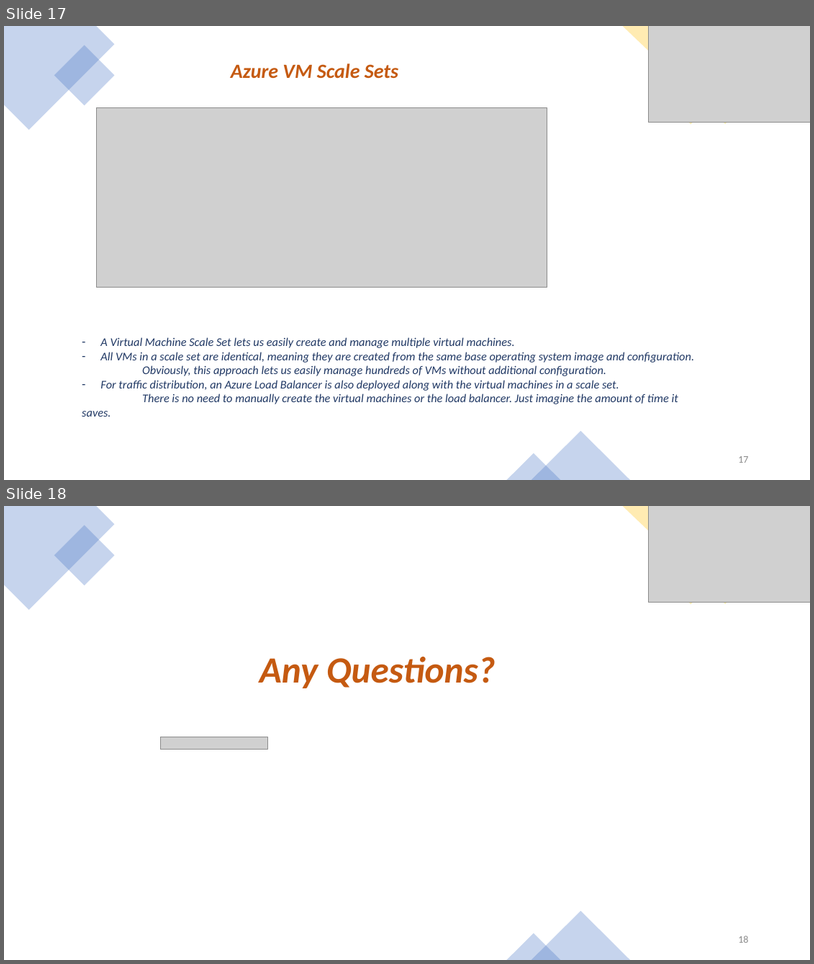
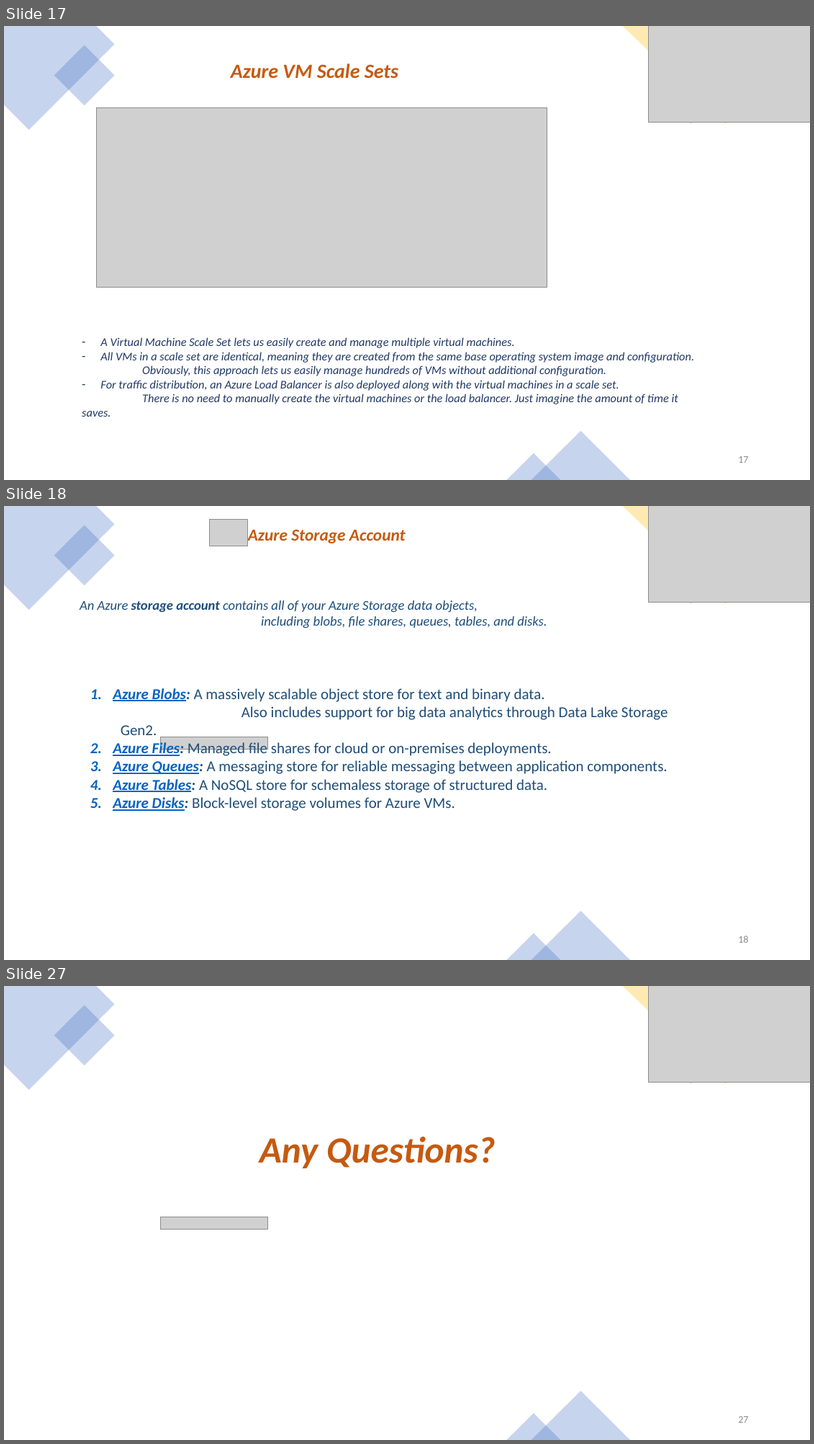
Before and after one commit to buchepalli-ramana-2/AzureDevOps, a slide deck: CoursePPT/Azure Compute.pptx. Shown one above the other, each under a label of ours: slides 17 and 18 before the commit, slides 17, 18 and 27 after it; the slides between them are not shown. The pictures are 814x964 and 814x1444 pixels, drawn with LibreOffice and Linux fonts; fonts in the diff are those of the drawing; grey boxes stand for pictures. Boxes give left, top, right and bottom in pixels: in the first picture for what was removed or moved away, otherwise in the second. Text is boxed around its words. In the diff, an @@ line names an element or a change of style, - is before the commit and + after.

Commit message:
Updated till storage concepts

```diff
--- a/CoursePPT/Azure Compute.pptx
+++ b/CoursePPT/Azure Compute.pptx
@@ slide 18 added at (4, 506, 810, 960), background #4472C4 at 92% opacity @@
@@ rectangle added at (4, 506, 810, 960), fill #FFFFFF @@
@@ freeform shape added at (4, 506, 115, 610), fill #4472C4 at 30% opacity @@
@@ rectangle added at (54, 525, 115, 586), fill #4472C4 at 30% opacity @@
@@ picture added at (210, 519, 248, 546) @@
@@ freeform shape added at (623, 506, 810, 604), fill #FFC000 at 30% opacity @@
@@ picture added at (649, 506, 810, 602) @@
@@ text added at (248, 529, 406, 543), 20 pt, text #C55A11, bold, italic @@
+Azure Storage Account
@@ rectangle added at (658, 540, 723, 605), fill #FFC000 at 30% opacity @@
@@ text added at (80, 600, 547, 628), 16 pt, text #1F4E79, italic @@
+An Azure storage account contains all of your Azure Storage data objects,
+including blobs, file shares, queues, tables, and disks.
@@ text added at (113, 688, 669, 811), 18 pt, text #1F4E79 @@
+1. Azure Blobs: A massively scalable object store for text and binary data.
+  Also includes support for big data analytics through Data Lake Storage Gen2.
+2. Azure Files: Managed file shares for cloud or on-premises deployments.
+3. Azure Queues: A messaging store for reliable messaging between application components.
+4. Azure Tables: A NoSQL store for schemaless storage of structured data.
+5. Azure Disks: Block-level storage volumes for Azure VMs.
@@ picture added at (161, 737, 268, 749) @@
@@ triangle added at (532, 911, 630, 960), fill #4472C4 at 30% opacity @@
@@ triangle added at (507, 933, 561, 960), fill #4472C4 at 30% opacity @@
@@ page number added at (738, 935, 748, 942), 12 pt, text #8C8C8C @@
+18
@@ what was slide 18 is now slide 27 @@
@@ page number at (738, 1416, 748, 1422): text changed @@
-18
+27
```
Also in this commit, not shown: 8 other slides added.
